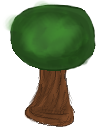
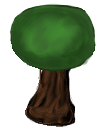
Two versions of the same layered image (100×132). Layer-by-layer changes:
painted on "New Layer#6" over [left=3, top=0, right=53, bottom=32]
renamed "New Layer#1" to "New Layer#9", showed it, moved it above "New Layer#2", painted on it over [left=3, top=5, right=96, bottom=127]
hid "New Layer#2" over [left=24, top=62, right=74, bottom=127]
